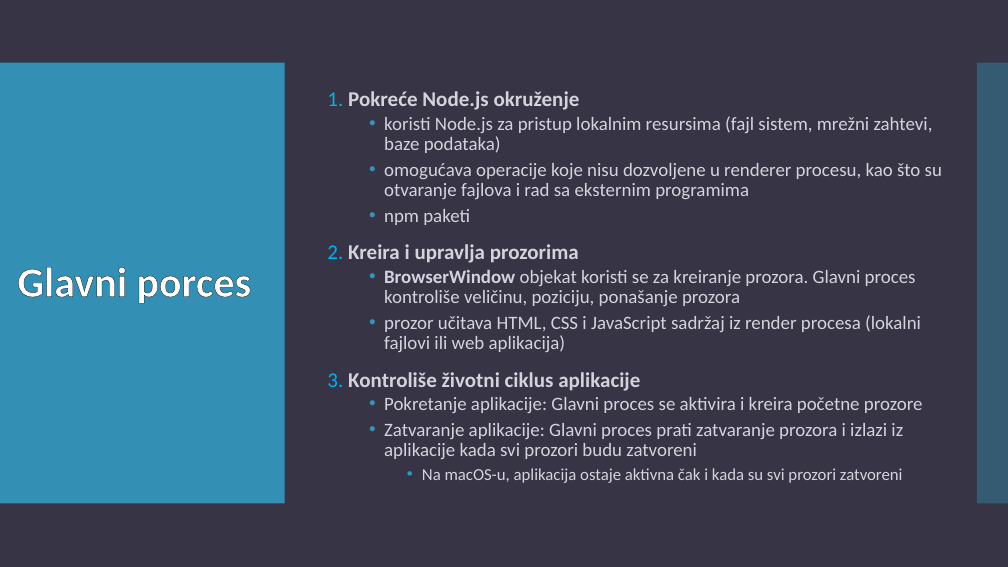
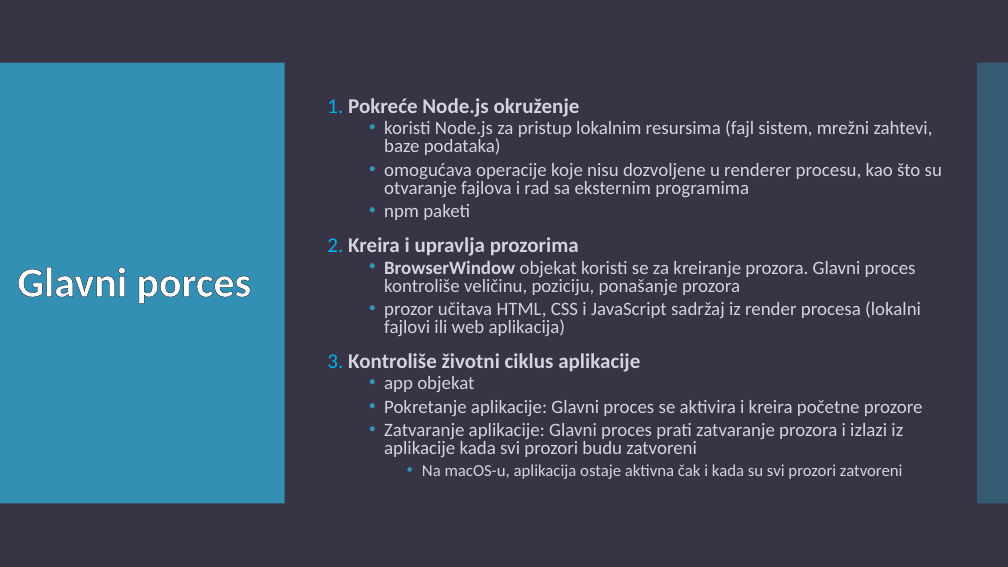
Before and after one commit to teodora18040cvetkovic/electron_react, a slide deck: slide 6 of Electron.pptx. Drawn at 1008x567 pixels with LibreOffice and Linux fonts; fonts in the diff are those of the drawing. Boxes give left, top, right and bottom in pixels: in the first picture for what was removed or moved away, otherwise in the second. Text is boxed around its words. In the diff, an @@ line names an element or a change of style, - is before the commit and + after.

```diff
--- a/Electron.pptx
+++ b/Electron.pptx
@@ text at (327, 98, 942, 479): line spacing 0.9 to 0.8 @@
@@ text at (384, 376, 474, 392): paragraph added @@
+  • app objekat
```
Also in this commit, not shown: 6 other slides changed, 3 slides added, 1 slide removed.
